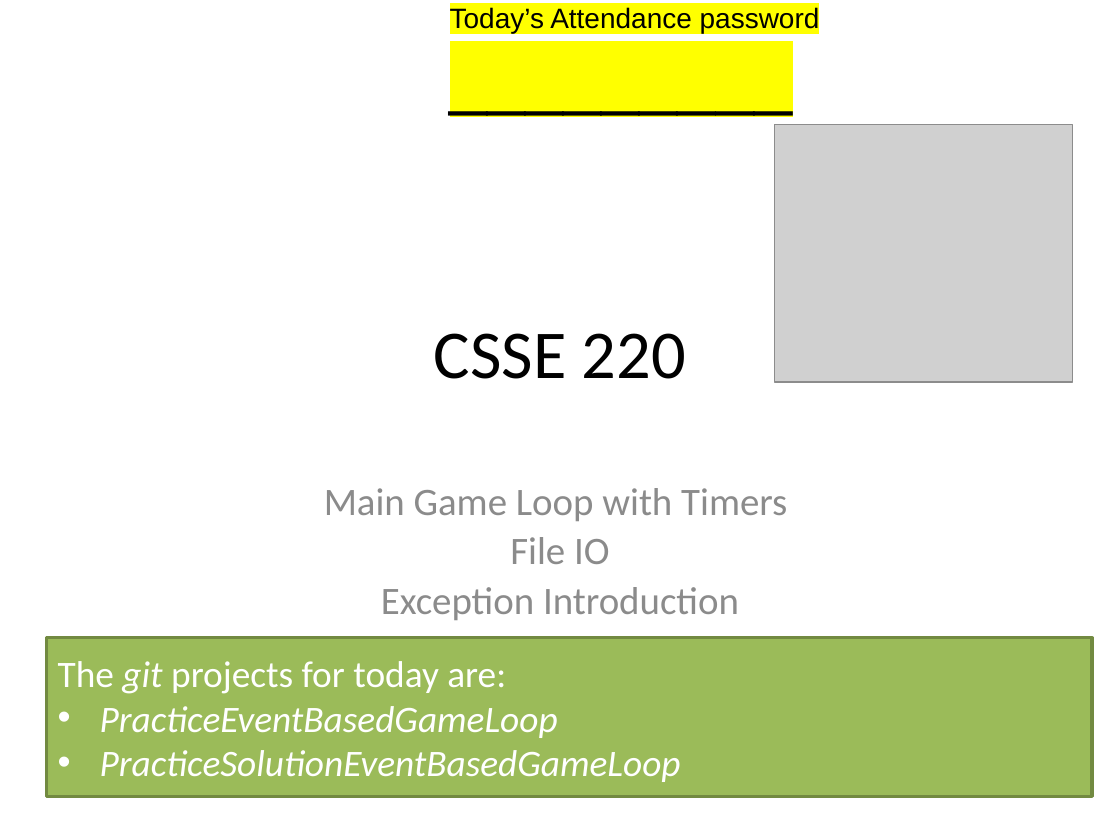
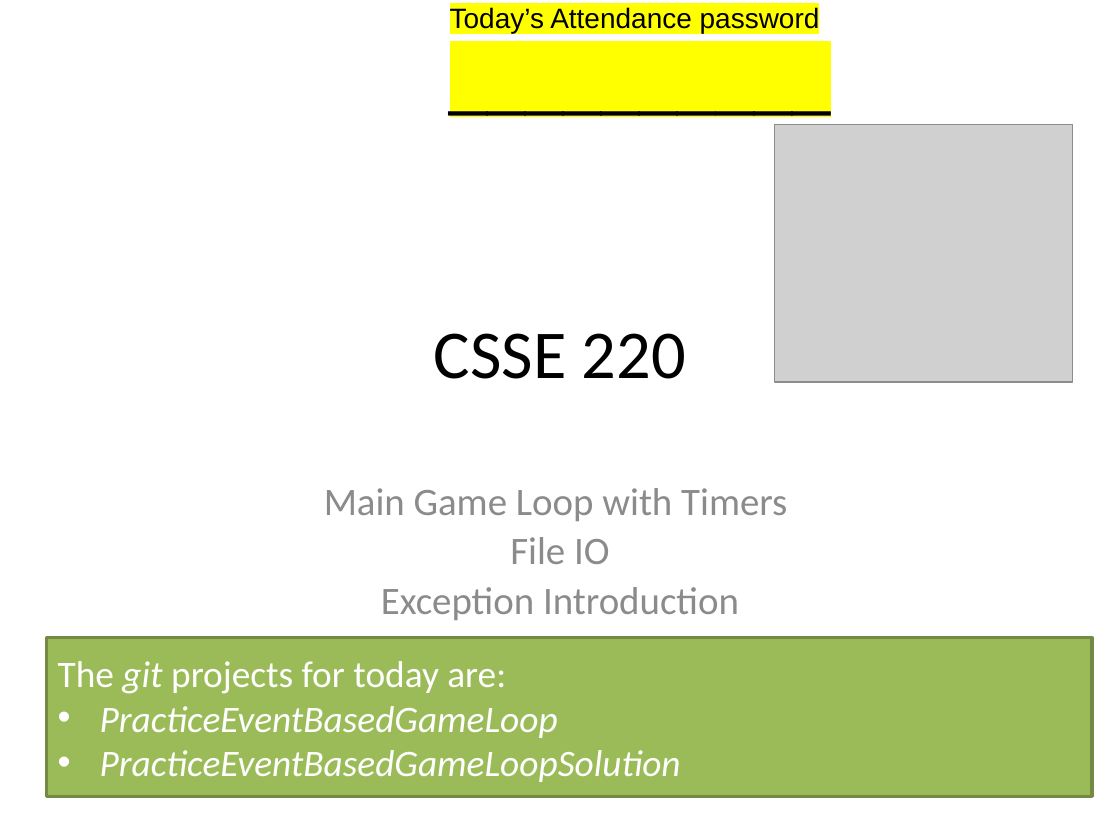
Before and after one commit to RHIT-CSSE/csse220, a slide deck: slide 1 of ClassMaterials/EventBasedGameLoop/Slides/Part1-EventBasedGameLoop.pptx. Drawn at 1120x840 pixels with LibreOffice and Linux fonts; fonts in the diff are those of the drawing; grey boxes stand for pictures. Boxes give left, top, right and bottom in pixels: in the first picture for what was removed or moved away, otherwise in the second. Text is boxed around its words. In the diff, an @@ line names an element or a change of style, - is before the commit and + after.

```diff
--- a/ClassMaterials/EventBasedGameLoop/Slides/Part1-EventBasedGameLoop.pptx
+++ b/ClassMaterials/EventBasedGameLoop/Slides/Part1-EventBasedGameLoop.pptx
@@ text at (450,6,820,33): text changed @@
-_________
+__________
@@ text in rectangle at (100,750,681,782): text changed @@
-• PracticeSolutionEventBasedGameLoop
+• PracticeEventBasedGameLoopSolution
```
Also in this commit, not shown: 3 other slides changed, 1 slide removed, 5 other files.
